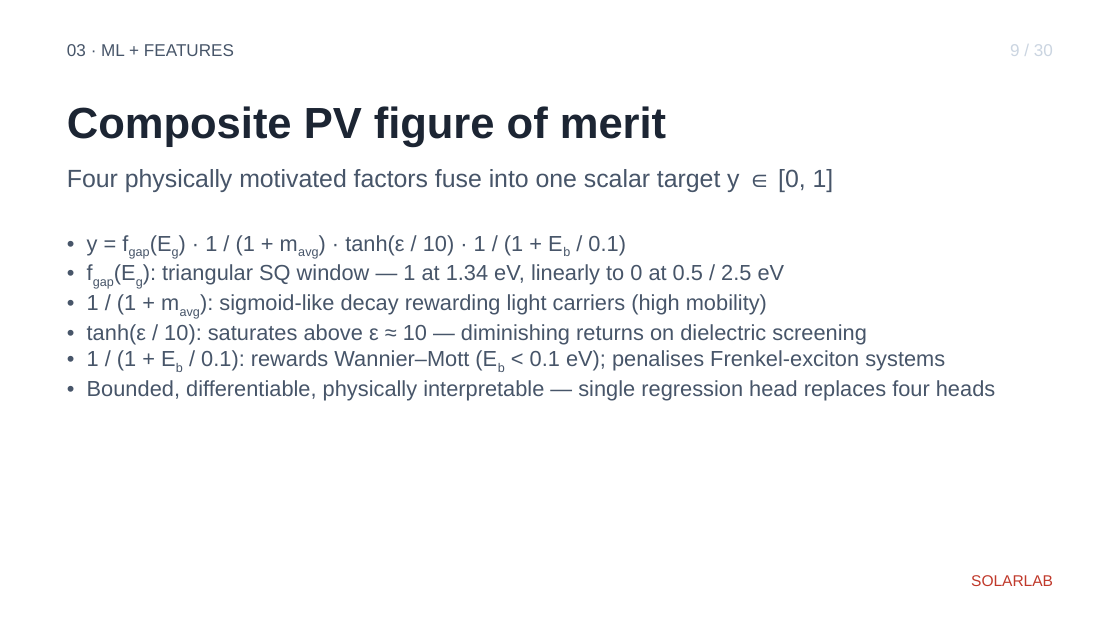
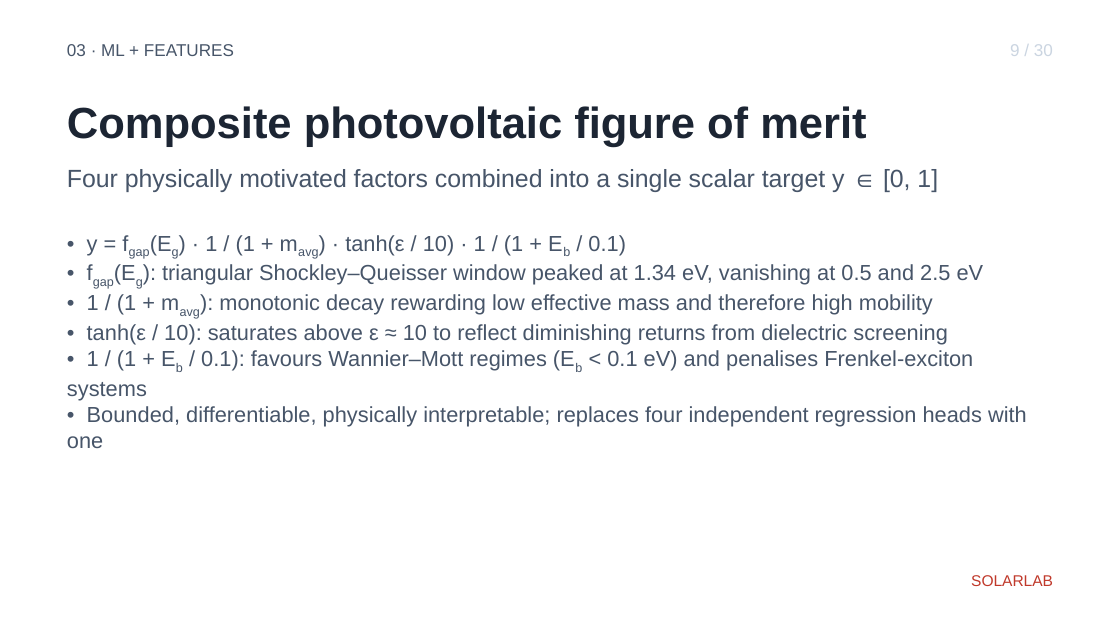
Before and after one commit to ShaneLogic/SolarLab, a slide deck: slide 12 of presentations/jmi-2026/output/jmi-2026.pptx. Drawn at 1120x630 pixels with LibreOffice and Linux fonts; fonts in the diff are those of the drawing. Boxes give left, top, right and bottom in pixels: in the first picture for what was removed or moved away, otherwise in the second. Text is boxed around its words. In the diff, an @@ line names an element or a change of style, - is before the commit and + after.

Commit message:
docs(jmi-ppt): replace informal language with field-standard academic vocabulary
Per user feedback: deck contained obscure / informal terms not
conforming to academic standards. Replaced colloquial phrasing
with vocabulary commonly used in the photovoltaic / materials-
informatics literature, throughout titles, subtitles and bullets.

Examples (representative, not exhaustive):
- "underserved corner" → "unoccupied region"
- "neither alone works" → "Limitations of the established absorbers"
- "deadlock" → "tradeoff"
- "talk roadmap" → "Talk outline"
- "structural prior" still used (Bayesian-ML term, accepted in MI)
- "Why a surrogate at all" → "Motivation for a learned surrogate"
- "fuse into" → "combined into"
- "HistGBR — gradient boosting on histograms" → "Histogram-based
   gradient boosting regression"
- "GPR + RF — calibrated uncertainty source" → "Gaussian-process
   and random-forest uncertainty stack"
- "UCB acquisition for active learning" → "Upper-confidence-bound
   acquisition for active learning"
- "Hit #1 / Hit #2" → "Lead candidate / Secondary candidate"
- "PV-grade" → "device-relevant"
- "actionable size for synthesis triage" → "tractable shortlist
   for experimental verification"
- "leaves on the table" → "absent from the SCAPS-1D reference"
- "honest grouped-CV diagnostic" → "stringent grouped-CV diagnostic"
- "DFT cost crystallised into" → "small-sample model identifies
   a tractable subspace"
- "buys time but doesn't solve" → "mitigates but does not address"
- "Three concrete next steps" → "Planned extensions"
- "Three takeaways" → "Principal findings"
- Time scales rendered as "10⁰–10² CPU-hours" rather than "hours-
   to-days"
- Hyphenated stand-ins in equations preserved unchanged

Audit: 36 slides, 145 sub + 47 sup runs, no _/^ leaks.

Constraint: parser-enforced no-`_`-no-`^` rule still active —
all sub/sup typography routes through [sub]/[sup] tags
Confidence: high
Scope-risk: narrow — pure rewording, no structural / theme /
data changes
Not-tested: phrasing acceptability across reviewers in the JMI
audience; user can iterate further

```diff
--- a/presentations/jmi-2026/output/jmi-2026.pptx
+++ b/presentations/jmi-2026/output/jmi-2026.pptx
@@ text at (x1=67, y1=106, x2=866, y2=147): text changed @@
-Composite PV figure of merit
+Composite photovoltaic figure of merit
@@ text at (x1=67, y1=169, x2=938, y2=192): text changed @@
-Four physically motivated factors fuse into one scalar target y ∈ [0, 1]
+Four physically motivated factors combined into a single scalar target y ∈ [0, 1]
@@ text at (x1=67, y1=264, x2=1027, y2=448): text changed @@
-• fgap(Eg): triangular SQ window — 1 at 1.34 eV, linearly to 0 at 0.5 / 2.5 eV
-• 1 / (1 + mavg): sigmoid-like decay rewarding light carriers (high mobility)
-• tanh(ε / 10): saturates above ε ≈ 10 — diminishing returns on dielectric screening
-• 1 / (1 + Eb / 0.1): rewards Wannier–Mott (Eb < 0.1 eV); penalises Frenkel-exciton systems
-• Bounded, differentiable, physically interpretable — single regression head replaces four heads
+• fgap(Eg): triangular Shockley–Queisser window peaked at 1.34 eV, vanishing at 0.5 and 2.5 eV
+• 1 / (1 + mavg): monotonic decay rewarding low effective mass and therefore high mobility
+• tanh(ε / 10): saturates above ε ≈ 10 to reflect diminishing returns from dielectric screening
+• 1 / (1 + Eb / 0.1): favours Wannier–Mott regimes (Eb < 0.1 eV) and penalises Frenkel-exciton systems
+• Bounded, differentiable, physically interpretable; replaces four independent regression heads with one
```
Also in this commit, not shown: 25 other slides changed, 1 other file.
